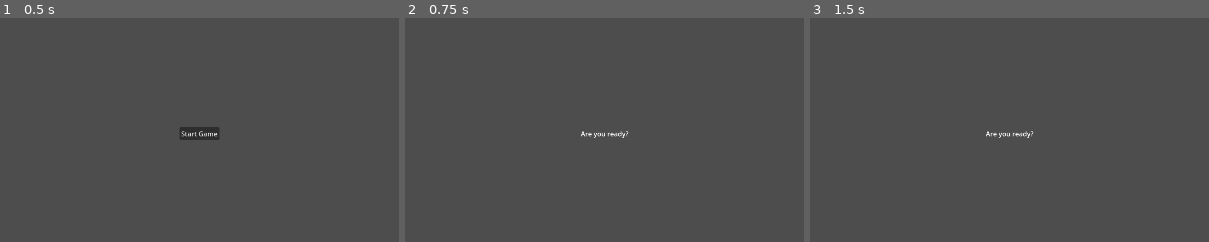
Above: before the commit, frames 1-3 (left to right).
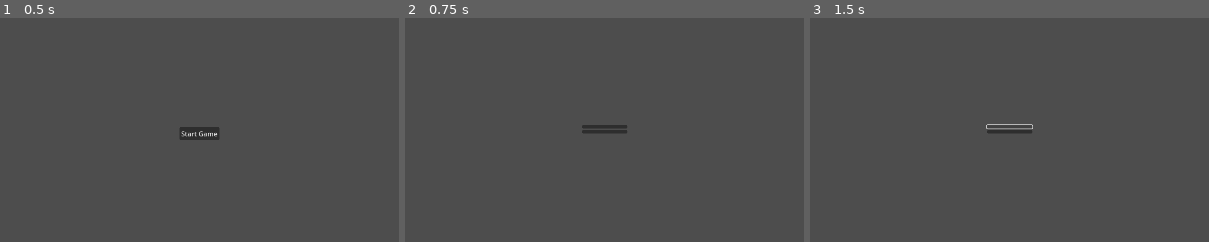
Above: after the commit, the same moments.

Repository: elct9620/try-godot
Game: Godot game, scene res://scenes/entrance.tscn
Same seed, same stepped clock (60 frames per second), same inputs: the game is played once before the commit and once after it.
Inputs (mouse positions are % of the whole screen's width and height, from its top left):
- Up to frame 1 (0.5 s): no input
- Up to frame 2 (0.75 s): click "Start Game" at 0.5 s
- Up to frame 3 (1.5 s): click (50, 49) at 1.25 s, where only the run after the commit has a clickable "Start Mission"
The pictures show only the part of the screen within x 25-75%, y 24-74%; the shares and areas given below are measured in that part.

Frame 1 is identical in both runs. In frame 2, 0.4% of the frame differs, in the area x 44-57%, y 47-54%; in frame 3, 0.4%.

Commit message:
Add menu to player room scene

Diff:
--- a/project.godot
+++ b/project.godot
@@ -29,7 +29,7 @@
 
 locale/translation_remaps={}
 locale/translations=PackedStringArray("res://localizations/zh_TW.po")
-locale/translations_pot_files=PackedStringArray("res://scenes/entrance.tscn", "res://scenes/player_room.tscn")
+locale/translations_pot_files=PackedStringArray("res://scenes/entrance.tscn", "res://scenes/player_room.tscn", "res://ui/hud.tscn")
 locale/locale_filter_mode=1
 locale/language_filter=["zh"]
 locale/country_filter=["TW"]
--- a/scenes/player_room.tscn
+++ b/scenes/player_room.tscn
@@ -1,20 +1,7 @@
-[gd_scene format=3 uid="uid://yep1nt6dr2wl"]
+[gd_scene load_steps=2 format=3 uid="uid://yep1nt6dr2wl"]
+
+[ext_resource type="PackedScene" uid="uid://diotmkwkhf0wi" path="res://ui/hud.tscn" id="1_lgoh5"]
 
 [node name="PlayerRoom" type="Node2D"]
 
-[node name="HUD" type="CanvasLayer" parent="."]
-
-[node name="Label" type="Label" parent="HUD"]
-anchors_preset = 8
-anchor_left = 0.5
-anchor_top = 0.5
-anchor_right = 0.5
-anchor_bottom = 0.5
-offset_left = -57.5
-offset_top = -11.5
-offset_right = 57.5
-offset_bottom = 11.5
-grow_horizontal = 2
-grow_vertical = 2
-text = "Are you ready?
-"
+[node name="HUD" parent="." instance=ExtResource("1_lgoh5")]
--- /dev/null
+++ b/ui/default_theme.tres
@@ -0,0 +1,99 @@
+[gd_resource type="Theme" load_steps=7 format=3 uid="uid://byogwcilchvqx"]
+
+[ext_resource type="FontFile" uid="uid://d1upeuvf4p6el" path="res://fonts/Cubic_11_1.100_R.ttf" id="1_qbb3q"]
+
+[sub_resource type="StyleBoxFlat" id="StyleBoxFlat_a4hro"]
+content_margin_left = 4.0
+content_margin_top = 4.0
+content_margin_right = 4.0
+content_margin_bottom = 4.0
+bg_color = Color(0.1, 0.1, 0.1, 0.3)
+corner_radius_top_left = 3
+corner_radius_top_right = 3
+corner_radius_bottom_right = 3
+corner_radius_bottom_left = 3
+corner_detail = 5
+
+[sub_resource type="StyleBoxFlat" id="StyleBoxFlat_aggyu"]
+content_margin_left = 4.0
+content_margin_top = 4.0
+content_margin_right = 4.0
+content_margin_bottom = 4.0
+bg_color = Color(1, 1, 1, 0.75)
+draw_center = false
+border_width_left = 2
+border_width_top = 2
+border_width_right = 2
+border_width_bottom = 2
+corner_radius_top_left = 3
+corner_radius_top_right = 3
+corner_radius_bottom_right = 3
+corner_radius_bottom_left = 3
+corner_detail = 5
+expand_margin_left = 2.0
+expand_margin_top = 2.0
+expand_margin_right = 2.0
+expand_margin_bottom = 2.0
+
+[sub_resource type="StyleBoxFlat" id="StyleBoxFlat_4r4gl"]
+content_margin_left = 4.0
+content_margin_top = 4.0
+content_margin_right = 4.0
+content_margin_bottom = 4.0
+bg_color = Color(0.225, 0.225, 0.225, 0.6)
+corner_radius_top_left = 3
+corner_radius_top_right = 3
+corner_radius_bottom_right = 3
+corner_radius_bottom_left = 3
+corner_detail = 5
+
+[sub_resource type="StyleBoxFlat" id="StyleBoxFlat_y3wy6"]
+content_margin_left = 4.0
+content_margin_top = 4.0
+content_margin_right = 4.0
+content_margin_bottom = 4.0
+bg_color = Color(0.1, 0.1, 0.1, 0.6)
+corner_radius_top_left = 3
+corner_radius_top_right = 3
+corner_radius_bottom_right = 3
+corner_radius_bottom_left = 3
+corner_detail = 5
+
+[sub_resource type="StyleBoxFlat" id="StyleBoxFlat_o3feu"]
+content_margin_left = 4.0
+content_margin_top = 4.0
+content_margin_right = 4.0
+content_margin_bottom = 4.0
+bg_color = Color(0, 0, 0, 0.6)
+corner_radius_top_left = 3
+corner_radius_top_right = 3
+corner_radius_bottom_right = 3
+corner_radius_bottom_left = 3
+corner_detail = 5
+
+[resource]
+Button/colors/font_color = Color(0.875, 0.875, 0.875, 1)
+Button/colors/font_disabled_color = Color(0.875, 0.875, 0.875, 0.5)
+Button/colors/font_focus_color = Color(0.95, 0.95, 0.95, 1)
+Button/colors/font_hover_color = Color(0.95, 0.95, 0.95, 1)
+Button/colors/font_hover_pressed_color = Color(1, 1, 1, 1)
+Button/colors/font_outline_color = Color(1, 1, 1, 1)
+Button/colors/font_pressed_color = Color(1, 1, 1, 1)
+Button/colors/icon_disabled_color = Color(1, 1, 1, 0.4)
+Button/colors/icon_focus_color = Color(1, 1, 1, 1)
+Button/colors/icon_hover_color = Color(1, 1, 1, 1)
+Button/colors/icon_hover_pressed_color = Color(1, 1, 1, 1)
+Button/colors/icon_normal_color = Color(1, 1, 1, 1)
+Button/colors/icon_pressed_color = Color(1, 1, 1, 1)
+Button/constants/h_separation = 4
+Button/constants/icon_max_width = 0
+Button/constants/outline_size = 0
+Button/font_sizes/font_size = 16
+Button/fonts/font = ExtResource("1_qbb3q")
+Button/styles/disabled = SubResource("StyleBoxFlat_a4hro")
+Button/styles/focus = SubResource("StyleBoxFlat_aggyu")
+Button/styles/hover = SubResource("StyleBoxFlat_4r4gl")
+Button/styles/normal = SubResource("StyleBoxFlat_y3wy6")
+Button/styles/pressed = SubResource("StyleBoxFlat_o3feu")
+Fonts/fonts/large = ExtResource("1_qbb3q")
+Fonts/fonts/normal = ExtResource("1_qbb3q")
--- /dev/null
+++ b/ui/hud.gd
@@ -0,0 +1,7 @@
+extends CanvasLayer
+
+func _ready():
+    $UI/Menu/Btn_Exit.connect("pressed", _on_exit)
+
+func _on_exit():
+    get_tree().quit()
--- /dev/null
+++ b/ui/hud.tscn
@@ -0,0 +1,36 @@
+[gd_scene load_steps=3 format=3 uid="uid://diotmkwkhf0wi"]
+
+[ext_resource type="Script" path="res://ui/hud.gd" id="1_34rdx"]
+[ext_resource type="Theme" uid="uid://byogwcilchvqx" path="res://ui/default_theme.tres" id="2_e4d32"]
+
+[node name="HUD" type="CanvasLayer"]
+script = ExtResource("1_34rdx")
+
+[node name="UI" type="Control" parent="."]
+layout_mode = 3
+anchors_preset = 0
+offset_right = 40.0
+offset_bottom = 40.0
+theme = ExtResource("2_e4d32")
+
+[node name="Menu" type="VBoxContainer" parent="UI"]
+layout_mode = 1
+anchors_preset = 8
+anchor_left = 0.5
+anchor_top = 0.5
+anchor_right = 0.5
+anchor_bottom = 0.5
+offset_left = 885.5
+offset_top = 500.0
+offset_right = 994.5
+offset_bottom = 540.0
+grow_horizontal = 2
+grow_vertical = 2
+
+[node name="Btn_StartMission" type="Button" parent="UI/Menu"]
+layout_mode = 2
+text = "Start Mission"
+
+[node name="Btn_Exit" type="Button" parent="UI/Menu"]
+layout_mode = 2
+text = "Exit"
Binary file added: fonts/Cubic_11_1.100_R.ttf
Not shown, added: fonts/Cubic_11_1.100_R.ttf.import
Not shown, changed: localizations/messages.pot
Not shown, changed: localizations/zh_TW.po
Not shown, changed: .gitattributes
